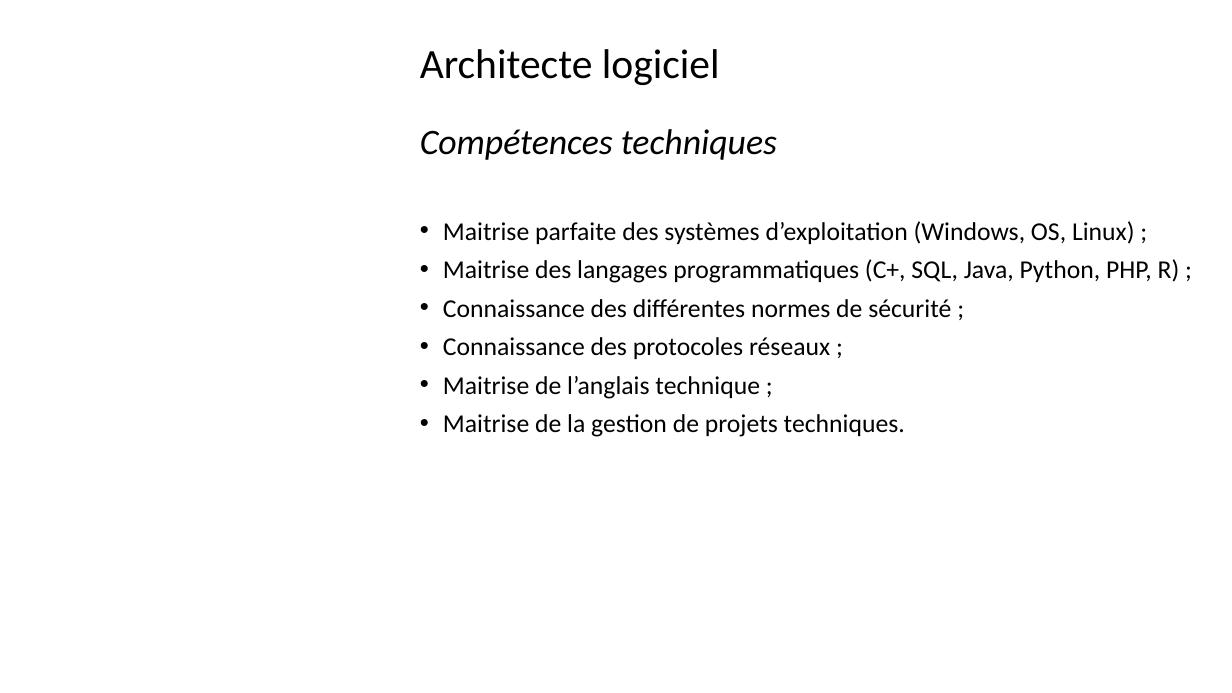
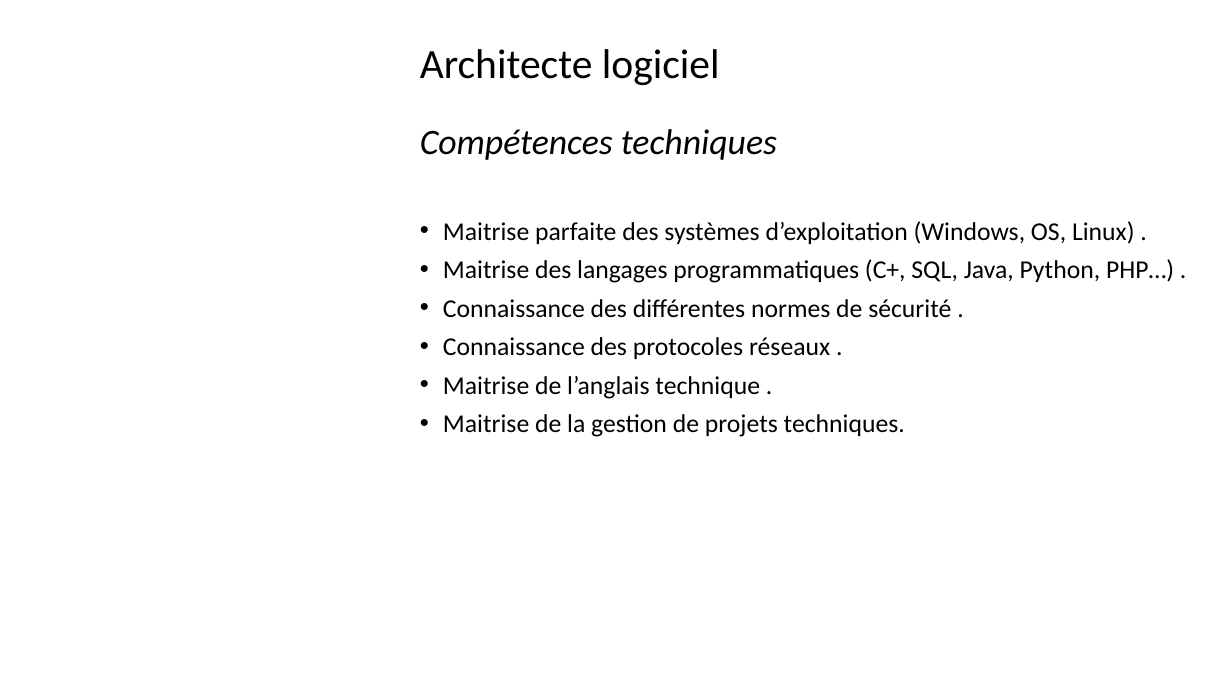
Before and after one commit to Solifred38/cv, a slide deck: slide 18 of Profils_jobs_it.pptx (slide 19 before the commit). Drawn at 1232x693 pixels with LibreOffice and Linux fonts; fonts in the diff are those of the drawing; background and template pictures are left out. Boxes give left, top, right and bottom in pixels: in the first picture for what was removed or moved away, otherwise in the second. Text is boxed around its words. In the diff, an @@ line names an element or a change of style, - is before the commit and + after.

```diff
--- a/Profils_jobs_it.pptx
+++ b/Profils_jobs_it.pptx
@@ text at (x1=443, y1=221, x2=1174, y2=399): text changed @@
-• Maitrise parfaite des systèmes d’exploitation (Windows, OS, Linux) ;
-• Maitrise des langages programmatiques (C+, SQL, Java, Python, PHP, R) ;
-• Connaissance des différentes normes de sécurité ;
-• Connaissance des protocoles réseaux ;
-• Maitrise de l’anglais technique ;
+• Maitrise parfaite des systèmes d’exploitation (Windows, OS, Linux) .
+• Maitrise des langages programmatiques (C+, SQL, Java, Python, PHP…) .
+• Connaissance des différentes normes de sécurité .
+• Connaissance des protocoles réseaux .
+• Maitrise de l’anglais technique .
```
Also in this commit, not shown: 13 other slides changed, 1 slide removed.
